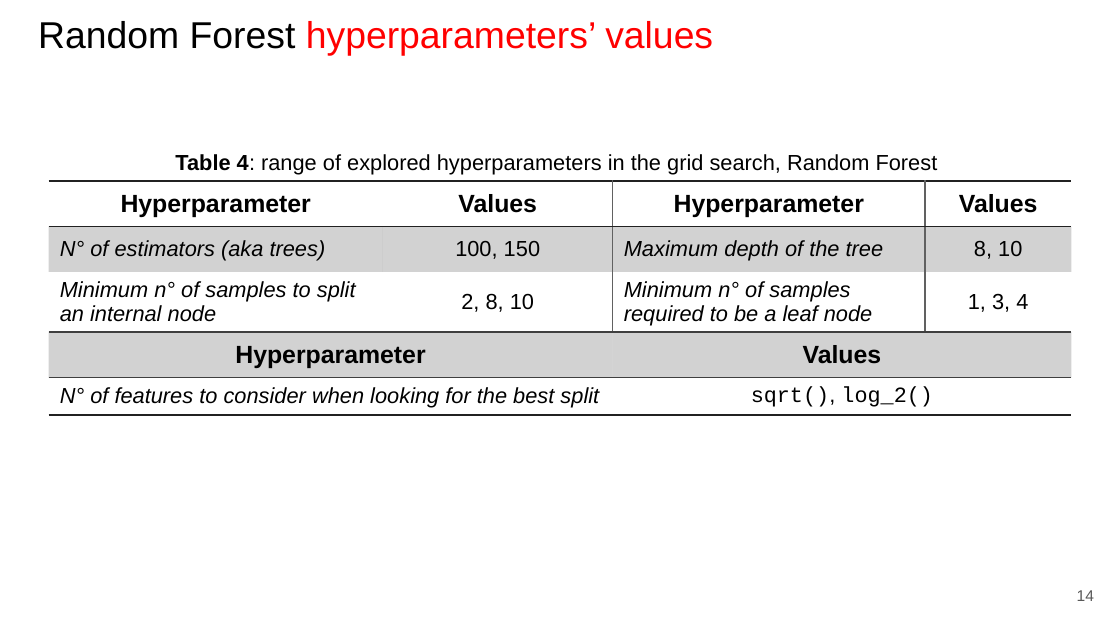
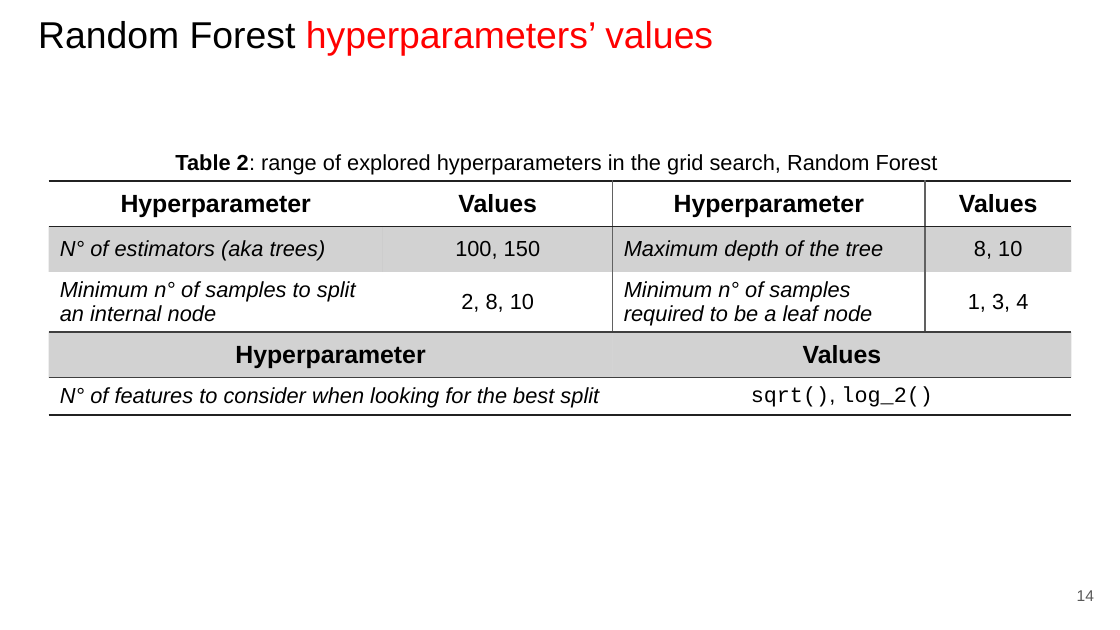
Before and after one commit to paolo-junior-mollica/machine-learning-project, a slide deck: slide 14 of relazione/ML-2023-PRJ-Slides-Demo.pptx. Drawn at 1120x630 pixels with LibreOffice and Linux fonts; fonts in the diff are those of the drawing. Boxes give left, top, right and bottom in pixels: in the first picture for what was removed or moved away, otherwise in the second. Text is boxed around its words. In the diff, an @@ line names an element or a change of style, - is before the commit and + after.

```diff
--- a/relazione/ML-2023-PRJ-Slides-Demo.pptx
+++ b/relazione/ML-2023-PRJ-Slides-Demo.pptx
@@ text at (175, 154, 938, 175): text changed @@
-Table 4: range of explored hyperparameters in the grid search, Random Forest
+Table 2: range of explored hyperparameters in the grid search, Random Forest
```
Also in this commit, not shown: 10 other slides changed, 4 slides added, 2 slides removed.
